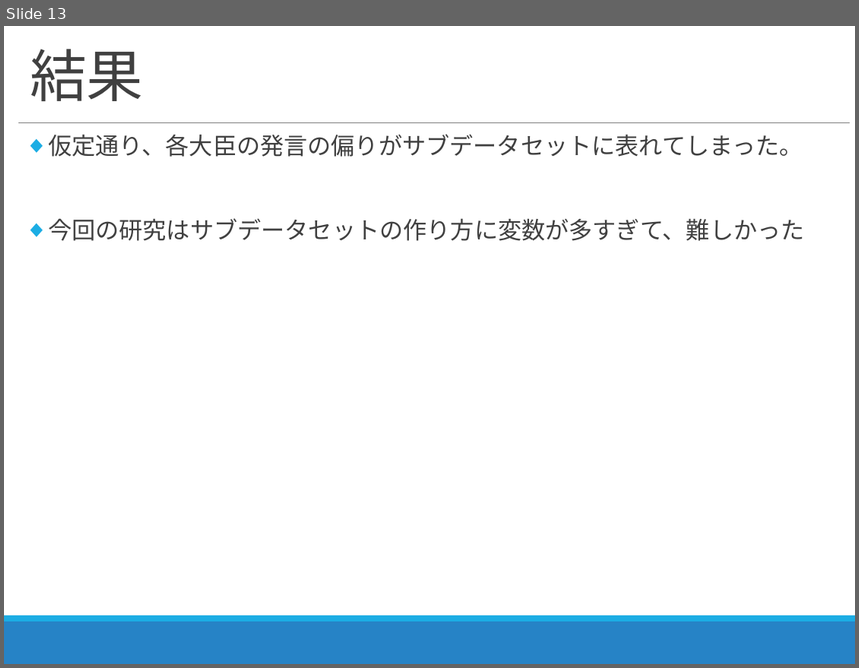
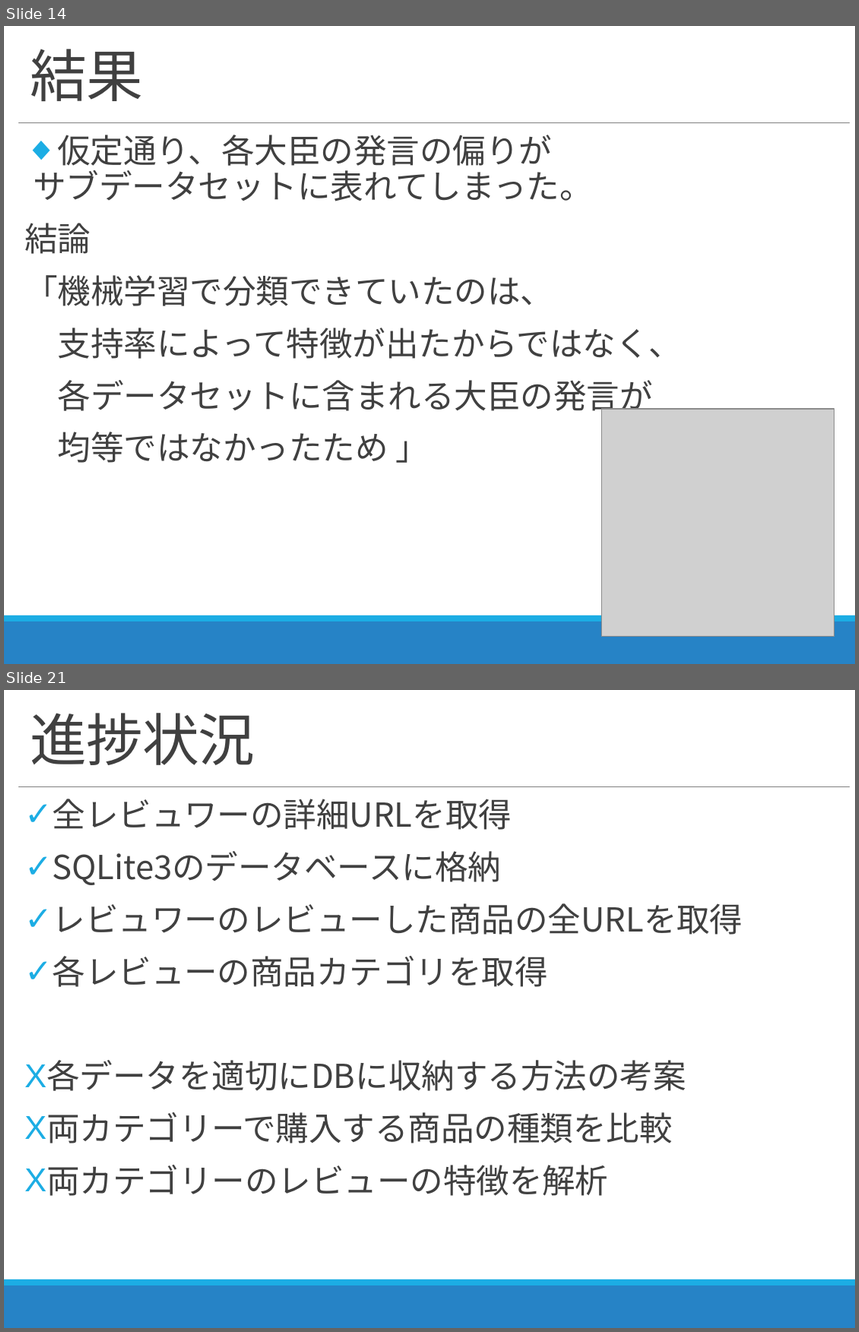
Before and after one commit to zerebom/amazon_sclapiing, a slide deck: 2018_11_07_進捗報告.pptx. Shown one above the other, each under a label of ours: slide 13 before the commit, slides 14 and 21 after it; the slides between them are not shown. The pictures are 859x668 and 859x1332 pixels, drawn with LibreOffice and Linux fonts; fonts in the diff are those of the drawing; grey boxes stand for pictures. Boxes give left, top, right and bottom in pixels: in the first picture for what was removed or moved away, otherwise in the second. Text is boxed around its words. In the diff, an @@ line names an element or a change of style, - is before the commit and + after.

```diff
--- a/2018_11_07_進捗報告.pptx
+++ b/2018_11_07_進捗報告.pptx
@@ slide 21 added at <box>4,690,855,1328</box>, background #FFFFFF; not listed: 3 template elements that a slide beside it also shows @@
@@ title added at <box>30,713,255,765</box>, 48 pt, text #404040 @@
+進捗状況
@@ text added at <box>47,799,743,1196</box>, 28 pt, text #404040 @@
+✓ 全レビュワーの詳細URLを取得
+✓ SQLite3のデータベースに格納
+✓ レビュワーのレビューした商品の全URLを取得
+✓ 各レビューの商品カテゴリを取得
+X 各データを適切にDBに収納する方法の考案
+X 両カテゴリーで購入する商品の種類を比較
+X 両カテゴリーのレビューの特徴を解析
@@ what was slide 13 is now slide 14 @@
@@ slide 14 changed as well @@
@@ text at <box>25,135,683,463</box>: text changed; size 20 to 28 pt @@
-◆ 仮定通り、各大臣の発言の偏りがサブデータセットに表れてしまった。
-◆ 今回の研究はサブデータセットの作り方に変数が多すぎて、難しかった
+◆ 仮定通り、各大臣の発言の偏りが
+  サブデータセットに表れてしまった。
+結論
+「機械学習で分類できていたのは、
+支持率によって特徴が出たからではなく、
+各データセットに含まれる大臣の発言が
+均等ではなかったため 」
@@ picture added at <box>601,409,834,637</box> @@
```
Also in this commit, not shown: 9 other slides changed, 7 other slides added, 24 other files.
